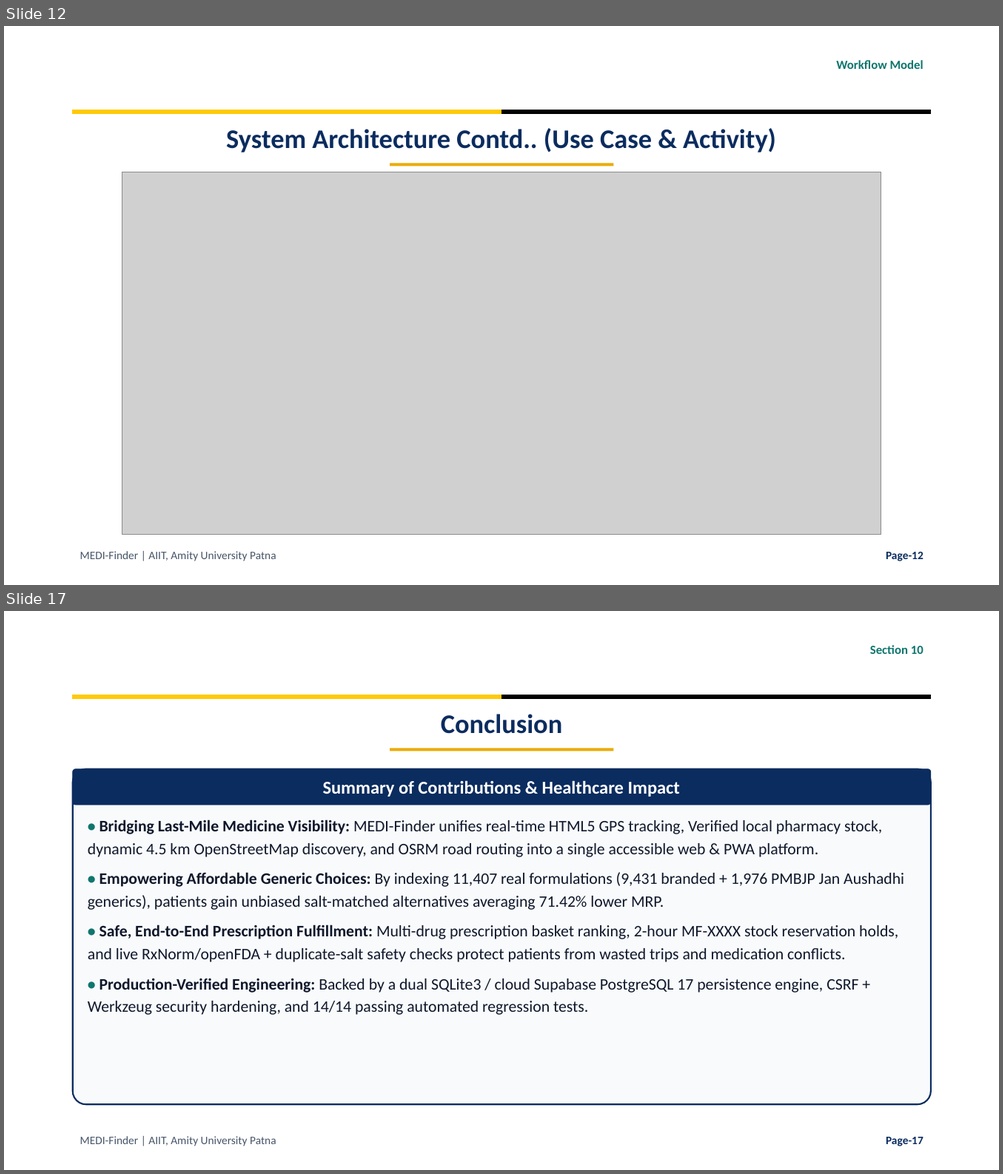
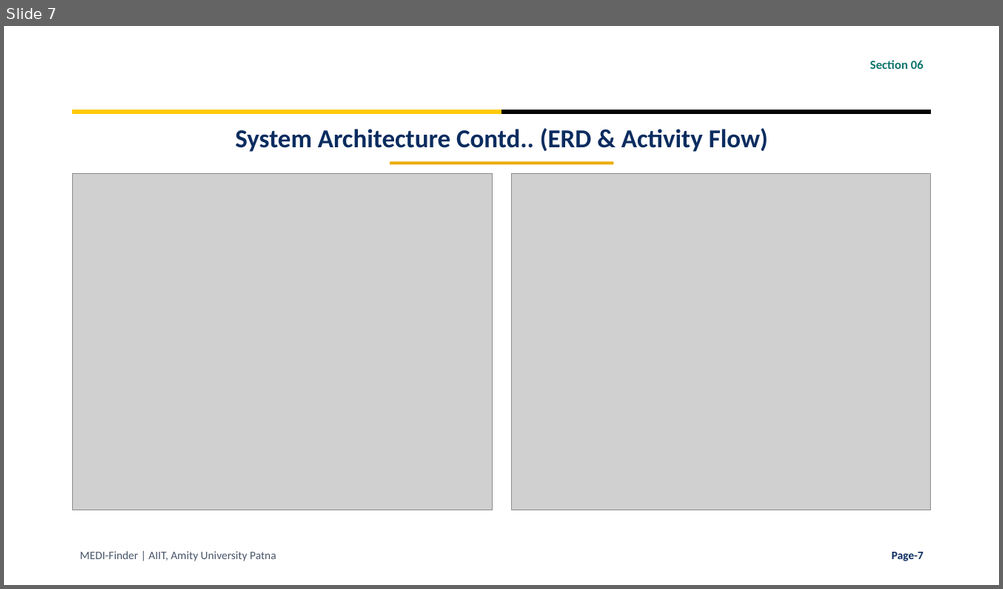
Before and after one commit to krsidhantaryan-ux/MEDI-Finder, a slide deck: MEDI_Finder_Presentation.pptx. Shown one above the other, each under a label of ours: slides 12 and 17 before the commit, slide 7 after it; the slides between them are not shown. The pictures are 1003x1174 and 1003x589 pixels, drawn with LibreOffice and Linux fonts; fonts in the diff are those of the drawing; grey boxes stand for pictures; background and template pictures are left out. Boxes give left, top, right and bottom in pixels: in the first picture for what was removed or moved away, otherwise in the second. Text is boxed around its words. In the diff, an @@ line names an element or a change of style, - is before the commit and + after.

Commit message:
Condense MEDI-Finder presentation to 10 slides for 5-7 min defense

```diff
--- a/MEDI_Finder_Presentation.pptx
+++ b/MEDI_Finder_Presentation.pptx
@@ slide 17 removed at box(4, 611, 999, 1170), background #FFFFFF; not listed: 2 template elements that a slide beside it also shows @@
@@ text removed at box(870, 645, 923, 654) @@
-Section 10
@@ text removed at box(441, 714, 562, 734) @@
-Conclusion
@@ rectangle removed at box(390, 749, 614, 752) @@
@@ rounded rectangle removed at box(73, 769, 930, 1105) @@
@@ rounded rectangle removed at box(73, 769, 930, 805) @@
-Summary of Contributions & Healthcare Impact
@@ text removed at box(88, 820, 904, 1015) @@
-• Bridging Last-Mile Medicine Visibility: MEDI-Finder unifies real-time HTML5 GPS tracking, Verified local pharmacy stock, dynamic 4.5 km OpenStreetMap discovery, and OSRM road routing into a single accessible web & PWA platform.
-• Empowering Affordable Generic Choices: By indexing 11,407 real formulations (9,431 branded + 1,976 PMBJP Jan Aushadhi generics), patients gain unbiased salt-matched alternatives averaging 71.42% lower MRP.
-• Safe, End-to-End Prescription Fulfillment: Multi-drug prescription basket ranking, 2-hour MF-XXXX stock reservation holds, and live RxNorm/openFDA + duplicate-salt safety checks protect patients from wasted trips and medication conflicts.
-• Production-Verified Engineering: Backed by a dual SQLite3 / cloud Supabase PostgreSQL 17 persistence engine, CSRF + Werkzeug security hardening, and 14/14 passing automated regression tests.
@@ text removed at box(80, 1136, 276, 1147) @@
-MEDI-Finder | AIIT, Amity University Patna
@@ text removed at box(885, 1137, 923, 1147) @@
-Page-17
@@ what was slide 12 is now slide 7 @@
@@ slide 7 changed as well @@
@@ text at box(870, 60, 923, 69): text changed @@
-Workflow Model
+Section 06
@@ text at box(235, 128, 768, 152): text changed; size 26 to 25 pt @@
-System Architecture Contd.. (Use Case & Activity)
+System Architecture Contd.. (ERD & Activity Flow)
@@ picture added at box(73, 174, 492, 511) @@
@@ picture removed at box(122, 173, 881, 535) @@
@@ picture added at box(512, 174, 930, 511) @@
@@ text at box(891, 552, 923, 562): text changed @@
-Page-12
+Page-7
```
Also in this commit, not shown: 5 other slides changed, 3 slides added, 10 other slides removed.
